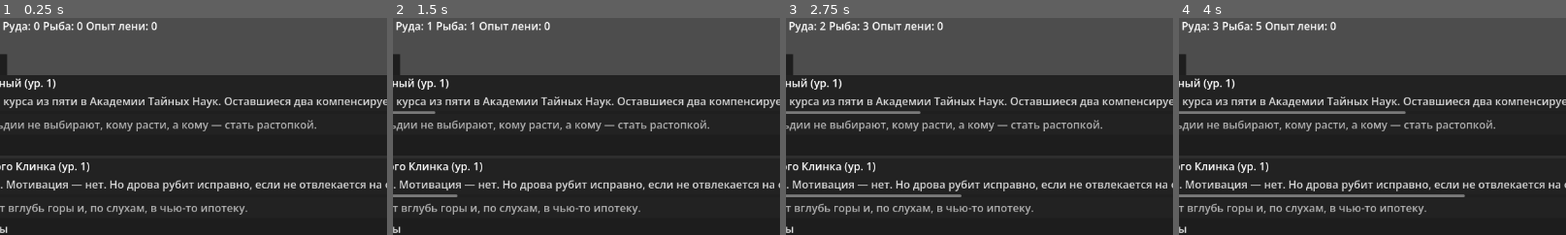
Above: before the commit, frames 1-4 (left to right).
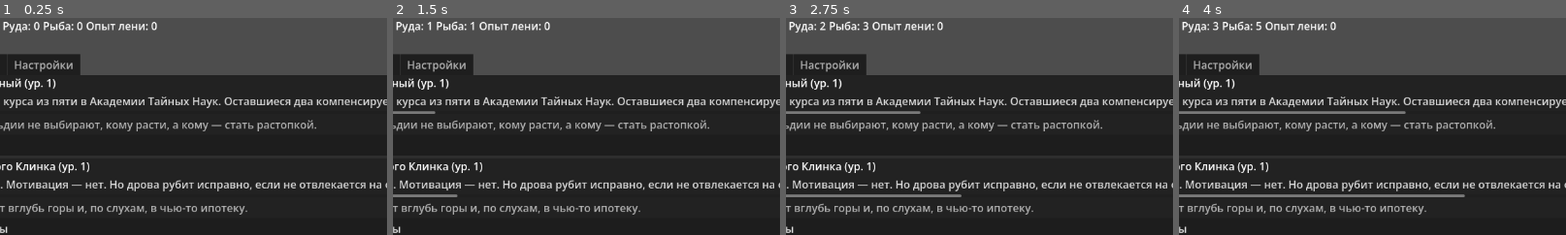
Above: after the commit, the same moments.

Repository: alexwernon79-web/IdleGuild
Game: Godot game, scene res://scenes/main/Main.tscn
Same seed, same stepped clock (60 frames per second), same inputs: the game is played once before the commit and once after it. This scene is started directly instead of the project's main scene.
Inputs:
- Up to frame 1 (0.25 s): no input
- Up to frame 2 (1.5 s): click "Рубка дров" at 0.5 s; click "Добыча руды" at 1.25 s
- Up to frame 3 (2.75 s): click "Рыбалка на костях дракона" at 2 s
- Up to frame 4 (4 s): click "Рубка дров" at 2.75 s; click "Добыча руды" at 3.5 s
The pictures show only the part of the screen within x 14-64%, y 0-50%; the shares and areas given below are measured in that part.

The runs differ from the first frame. In frame 1, 1.7% of the frame differs, in the area x 2-21%, y 16-27%; in frame 2, 1.7%; in frame 3, 1.7%; in frame 4, 1.7%.

Commit message:
Этап 1: меню настроек (громкость, сброс прогресса, версия)
Co-Authored-By: Claude Sonnet 5.5 <noreply@anthropic.com>

Diff:
--- /dev/null
+++ b/autoload/settings.gd
@@ -0,0 +1,36 @@
+extends Node
+## Пользовательские настройки (хранятся отдельно от сейва, чтобы сброс прогресса их не трогал).
+
+const SETTINGS_PATH := "user://settings.cfg"
+
+var volume_percent: float = 80.0
+
+
+func _ready() -> void:
+	_load()
+	_apply_volume()
+
+
+func set_volume_percent(value: float) -> void:
+	volume_percent = clampf(value, 0.0, 100.0)
+	_apply_volume()
+	_save()
+
+
+func _apply_volume() -> void:
+	var bus := AudioServer.get_bus_index("Master")
+	AudioServer.set_bus_volume_db(bus, linear_to_db(volume_percent / 100.0))
+	AudioServer.set_bus_mute(bus, volume_percent <= 0.0)
+
+
+func _load() -> void:
+	var config := ConfigFile.new()
+	if config.load(SETTINGS_PATH) != OK:
+		return
+	volume_percent = clampf(config.get_value("audio", "volume_percent", volume_percent), 0.0, 100.0)
+
+
+func _save() -> void:
+	var config := ConfigFile.new()
+	config.set_value("audio", "volume_percent", volume_percent)
+	config.save(SETTINGS_PATH)
--- a/project.godot
+++ b/project.godot
@@ -15,6 +15,7 @@
 [application]
 
 config/name="Гильдия Лентяев"
+config/version="0.1.0"
 run/main_scene="res://scenes/splash/Splash.tscn"
 config/features=PackedStringArray("4.7", "GL Compatibility")
 config/icon="res://icon.svg"
@@ -25,6 +26,7 @@
 Balance="*res://autoload/balance.gd"
 Jokes="*res://autoload/jokes.gd"
 NumberFormat="*res://autoload/number_format.gd"
+Settings="*res://autoload/settings.gd"
 SaveManager="*res://autoload/save_manager.gd"
 GameState="*res://autoload/game_state.gd"
 
--- a/scenes/main/Main.tscn
+++ b/scenes/main/Main.tscn
@@ -1,9 +1,10 @@
-[gd_scene load_steps=5 format=3]
+[gd_scene load_steps=6 format=3]
 
 [ext_resource type="Script" path="res://scenes/main/main.gd" id="1"]
 [ext_resource type="PackedScene" path="res://scenes/ui/HUD.tscn" id="2"]
 [ext_resource type="PackedScene" path="res://scenes/ui/ShopPanel.tscn" id="3"]
 [ext_resource type="PackedScene" path="res://scenes/ui/OfflinePopup.tscn" id="4"]
+[ext_resource type="PackedScene" path="res://scenes/ui/SettingsPanel.tscn" id="5"]
 
 [node name="Main" type="Control"]
 anchor_right = 1.0
@@ -35,6 +36,9 @@
 [node name="ShopPanel" parent="Root/TabContainer" instance=ExtResource("3")]
 layout_mode = 2
 
+[node name="SettingsPanel" parent="Root/TabContainer" instance=ExtResource("5")]
+layout_mode = 2
+
 [node name="OfflinePopup" parent="." instance=ExtResource("4")]
 layout_mode = 1
 anchor_right = 1.0
--- a/scenes/main/main.gd
+++ b/scenes/main/main.gd
@@ -10,6 +10,7 @@
 func _ready() -> void:
 	tab_container.set_tab_title(0, "Герои")
 	tab_container.set_tab_title(1, "Магазин")
+	tab_container.set_tab_title(2, "Настройки")
 	_populate_heroes()
 	_show_offline_report()
 
--- /dev/null
+++ b/scenes/ui/SettingsPanel.tscn
@@ -0,0 +1,48 @@
+[gd_scene load_steps=2 format=3]
+
+[ext_resource type="Script" path="res://scenes/ui/settings_panel.gd" id="1"]
+
+[node name="SettingsPanel" type="VBoxContainer"]
+anchor_right = 1.0
+anchor_bottom = 1.0
+grow_horizontal = 2
+grow_vertical = 2
+script = ExtResource("1")
+
+[node name="VolumeTitle" type="Label" parent="."]
+layout_mode = 2
+text = "Громкость"
+
+[node name="VolumeRow" type="HBoxContainer" parent="."]
+layout_mode = 2
+
+[node name="VolumeSlider" type="HSlider" parent="VolumeRow"]
+layout_mode = 2
+size_flags_horizontal = 3
+size_flags_vertical = 4
+step = 1.0
+value = 80.0
+
+[node name="VolumeValue" type="Label" parent="VolumeRow"]
+custom_minimum_size = Vector2(48, 0)
+layout_mode = 2
+text = "80%"
+horizontal_alignment = 2
+
+[node name="Separator" type="HSeparator" parent="."]
+layout_mode = 2
+
+[node name="ResetButton" type="Button" parent="."]
+layout_mode = 2
+text = "Сбросить прогресс"
+
+[node name="VersionLabel" type="Label" parent="."]
+layout_mode = 2
+modulate = Color(0.7, 0.7, 0.7, 1)
+text = "Версия игры"
+
+[node name="ResetDialog" type="ConfirmationDialog" parent="."]
+title = "Сбросить прогресс?"
+ok_button_text = "Сбросить"
+dialog_text = "Гильдия забудет героев, золото и все накопленные пирожки. Отменить это будет нельзя. Вы уверены?"
+cancel_button_text = "Отмена"
--- /dev/null
+++ b/scenes/ui/settings_panel.gd
@@ -0,0 +1,32 @@
+extends VBoxContainer
+
+@onready var volume_slider: HSlider = $VolumeRow/VolumeSlider
+@onready var volume_value: Label = $VolumeRow/VolumeValue
+@onready var reset_button: Button = $ResetButton
+@onready var version_label: Label = $VersionLabel
+@onready var reset_dialog: ConfirmationDialog = $ResetDialog
+
+
+func _ready() -> void:
+	volume_slider.value = Settings.volume_percent
+	_update_volume_label(Settings.volume_percent)
+	volume_slider.value_changed.connect(_on_volume_changed)
+	reset_button.pressed.connect(reset_dialog.popup_centered)
+	reset_dialog.confirmed.connect(_on_reset_confirmed)
+	version_label.text = "Версия игры: %s" % ProjectSettings.get_setting("application/config/version", "0.0.0")
+
+
+func _on_volume_changed(value: float) -> void:
+	Settings.set_volume_percent(value)
+	_update_volume_label(value)
+
+
+func _update_volume_label(value: float) -> void:
+	volume_value.text = "%d%%" % int(value)
+
+
+func _on_reset_confirmed() -> void:
+	GameState.new_game()
+	GameState.offline_report = {}
+	SaveManager.save_game()
+	get_tree().reload_current_scene()
